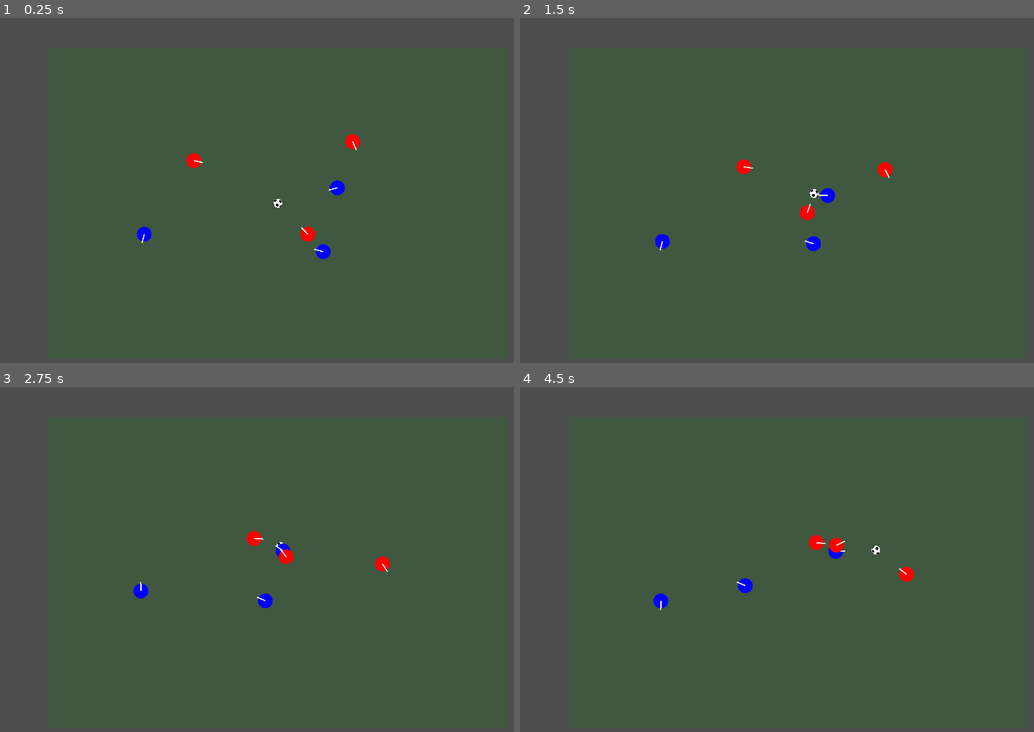
Above: before the commit, frames 1-4 (two rows, left to right).
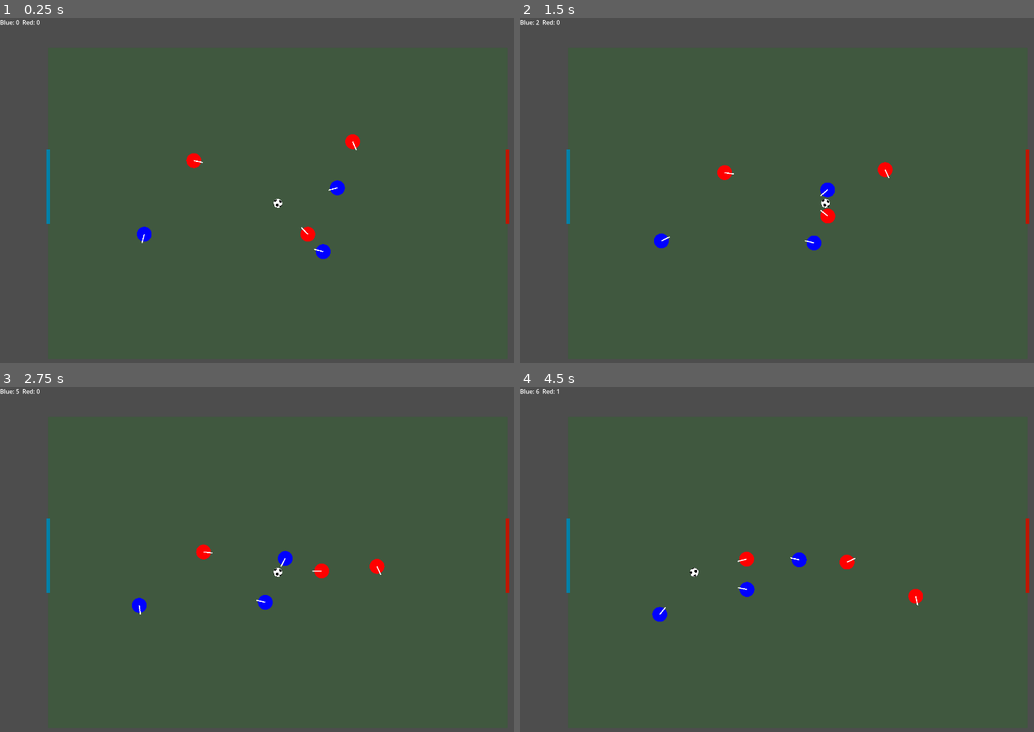
Above: after the commit, the same moments.

Repository: KengLL/robocup
Game: Godot game, scene res://main.tscn
The game is run twice, just before and just after one commit, with the same random seed, the same clock (stepped at 60 frames per second) and the same inputs.
Inputs (mouse positions are in pixels of both pictures, inside the frame that each line leads up to):
- Up to frame 1 (0.25 s): no input
- Up to frame 2 (1.5 s): move the mouse to (920, 183) at 0.52 s; hold 1 0.53-1.28 s; click (920, 183) at 0.67 s; tap 2 at 0.8, 1.35 s; move the mouse to (684, 221) at 1.27 s; click (684, 221) at 1.42 s
- Up to frame 3 (2.75 s): tap 1 at 1.55 s; move the mouse to (334, 490) at 2.02 s; hold 1 from 2.03 s (still down); click (334, 490) at 2.17 s; tap 2 at 2.3 s
- Up to frame 4 (4.5 s): move the mouse to (771, 645) at 2.77 s; release 1 at 2.78 s; tap 2 at 2.85, 3.8 s; click (771, 645) at 2.92 s; tap 1 at 3.05, 4.35 s; move the mouse to (962, 628) at 3.52 s; hold Shift 3.53-4.28 s; click (962, 628) at 3.67 s; move the mouse to (633, 518) at 4.27 s; click (633, 518) at 4.42 s

The runs differ from the first frame. In frame 1, 0.3% of the frame differs, in the area x 0-100%, y 0-60%; in frame 2, 1.0%; in frame 3, 1.2%; in frame 4, 1.5%, in the area x 0-100%, y 0-69%.

Commit message:
added goal and score functionality

Diff:
--- a/main.gd
+++ b/main.gd
@@ -4,13 +4,29 @@
 var robot_count = 6
 var blue_team = []
 var red_team = []
+var red_score = 0
+var blue_score = 0
 @onready var ball = $Ball
+@onready var score_label = $CanvasLayer/Score
 
 # Spread supporters so they don't target the same spot
 var support_offsets = [Vector2(0, -120), Vector2(0, 120)]
 
+#Testing purposes only
+func _input(event):
+	if Input.is_key_pressed(KEY_1):
+		ball.linear_velocity = Vector2.ZERO
+		ball.position = Vector2(620, 420)
+		ball.apply_impulse(Vector2(-800, 0))  # shoot left toward left goal
+	if Input.is_key_pressed(KEY_2):
+		ball.linear_velocity = Vector2.ZERO
+		ball.position = Vector2(620, 420)
+		ball.apply_impulse(Vector2(800, 0))   # shoot right toward right goal
+
+
 func _ready():
 	randomize()
+	score_label.text = "Blue: 0  Red: 0"
 	ball.position = Vector2(620, 420)
 	var blue_support_idx = 0
 	var red_support_idx = 0
@@ -57,3 +73,30 @@
 		robot.teammates = team_array
 
 	closest_robot.is_chasing = true
+
+
+
+func scored_goal_left(body: Node2D) -> void:
+	if body != ball:return
+	blue_score += 1
+	score_label.text = "Blue: " + str(blue_score) + "  Red: " + str(red_score)
+	await reset_ball()
+	await get_tree().create_timer(0.2).timeout
+
+func scored_goal_right(body: Node2D) -> void:
+	if body != ball:return
+	red_score += 1
+	score_label.text = "Blue: " + str(blue_score) + "  Red: " + str(red_score)
+	await reset_ball()
+	await get_tree().create_timer(0.2).timeout
+
+func reset_ball():
+	print("before reset:", ball.global_position) #leave here, doesn't work without it
+	ball.call_deferred("set", "freeze", true)
+	ball.linear_velocity = Vector2.ZERO
+	ball.angular_velocity = 0.0
+	ball.global_position = Vector2(620, 420)
+	print("after reset:", ball.global_position) #timing issues?
+	await get_tree().physics_frame
+	print("one frame later:", ball.global_position)
+	ball.call_deferred("set", "freeze", false)
--- a/main.tscn
+++ b/main.tscn
@@ -10,6 +10,9 @@
 
 [sub_resource type="RectangleShape2D" id="RectangleShape2D_1bvp3"]
 size = Vector2(20, 840)
+
+[sub_resource type="RectangleShape2D" id="RectangleShape2D_lquwl"]
+size = Vector2(17.75, 200)
 
 [sub_resource type="CircleShape2D" id="CircleShape2D_1bvp3"]
 radius = 13.0
@@ -51,6 +54,28 @@
 color = Color(0.2509804, 0.34509805, 0.24705882, 1)
 metadata/_edit_use_anchors_ = true
 
+[node name="Left Goal" type="Line2D" parent="Field" unique_id=116252784]
+position = Vector2(0, 275)
+points = PackedVector2Array(0, 0, 0, 200)
+default_color = Color(3.7541986e-06, 0.50545824, 0.6635615, 1)
+
+[node name="Area2D" type="Area2D" parent="Field/Left Goal" unique_id=1068378376]
+
+[node name="CollisionShape2D" type="CollisionShape2D" parent="Field/Left Goal/Area2D" unique_id=1871103633]
+position = Vector2(12, 99)
+shape = SubResource("RectangleShape2D_lquwl")
+
+[node name="Right Goal" type="Line2D" parent="Field" unique_id=1563097419]
+position = Vector2(1240, 275)
+points = PackedVector2Array(0, 0, 0, 99.217545, 0, 200)
+default_color = Color(0.7463123, 0.08584619, 0, 1)
+
+[node name="Area2D" type="Area2D" parent="Field/Right Goal" unique_id=1476697607]
+
+[node name="CollisionShape2D" type="CollisionShape2D" parent="Field/Right Goal/Area2D" unique_id=254367299]
+position = Vector2(-14.125, 100)
+shape = SubResource("RectangleShape2D_lquwl")
+
 [node name="Ball" type="RigidBody2D" parent="." unique_id=1665738439]
 collision_mask = 3
 mass = 0.3
@@ -67,3 +92,19 @@
 
 [node name="Camera2D" type="Camera2D" parent="." unique_id=1322995254]
 offset = Vector2(620, 420)
+
+[node name="CanvasLayer" type="CanvasLayer" parent="." unique_id=1057254653]
+
+[node name="Score" type="Label" parent="CanvasLayer" unique_id=823287945]
+anchors_preset = -1
+anchor_left = 0.081
+anchor_top = 0.068
+anchor_right = 0.115
+anchor_bottom = 0.124000005
+offset_left = -121.5
+offset_top = -68.0
+offset_right = 171.5
+offset_bottom = 123.99999
+
+[connection signal="body_entered" from="Field/Left Goal/Area2D" to="." method="scored_goal_left"]
+[connection signal="body_entered" from="Field/Right Goal/Area2D" to="." method="scored_goal_right"]
